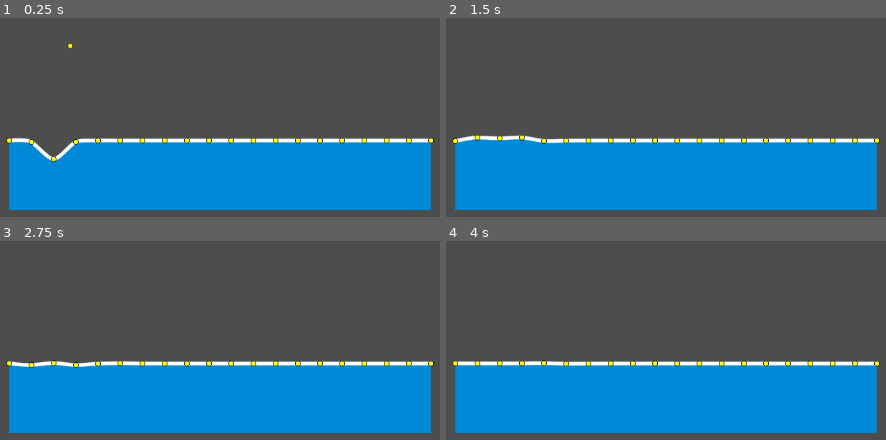
Above: before the commit, frames 1-4 (two rows, left to right).
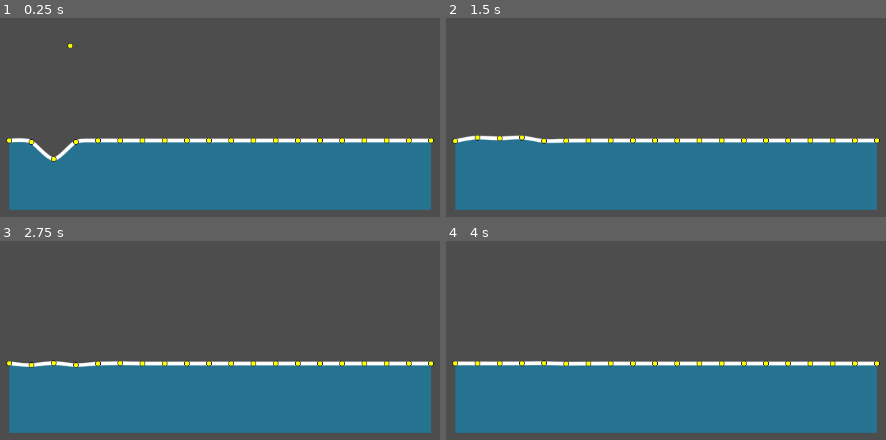
Above: after the commit, the same moments.

Repository: sandritalb/dolphin_ai
Game: Godot game, scene res://water_demo/WaterMain.tscn
The game is run twice, just before and just after one commit, with the same random seed, the same clock (stepped at 60 frames per second) and the same inputs. This scene is started directly instead of the project's main scene.
Inputs:
- Up to frame 1 (0.25 s): no input
- Up to frame 2 (1.5 s): tap Enter (ui_accept) at 0.5, 0.77 s; hold Right (ui_right) 0.53-1.28 s; hold Down (ui_down) from 1.28 s (still down)
- Up to frame 3 (2.75 s): tap Enter (ui_accept) at 1.52 s; release Down (ui_down) at 2.03 s; hold Right (ui_right) from 2.03 s (still down)
- Up to frame 4 (4 s): tap Enter (ui_accept) at 2.75, 3.02, 3.5, 3.77 s; release Right (ui_right) at 2.78 s; hold Up (ui_up) 2.78-3.53 s; hold Left (ui_left) from 3.53 s (still down)

The runs differ from the first frame. In frame 1, 32% of the frame differs, in the area x 2-98%, y 62-97%; in frame 2, 33%, in the area x 2-98%, y 60-97%; in frame 3, 33%; in frame 4, 33%.

Commit message:
refactor: Update WaterBody shader and smooth path script; streamline parameters and remove unused code

Diff:
--- a/water_demo/WaterBody.gdshader
+++ b/water_demo/WaterBody.gdshader
@@ -1,19 +1,11 @@
 shader_type canvas_item;
 
-uniform vec4 tint : hint_color;
-
-void vertex() {
-	// Called for every vertex the material is visible on.
-}
+uniform vec4 tint : source_color;
+uniform sampler2D SCREEN_TEXTURE : hint_screen_texture, filter_linear_mipmap;
 
 void fragment() {
 	vec4 color = texture(SCREEN_TEXTURE, SCREEN_UV);
 	color = mix(color, tint, 0.4);
-	color = mix(vec(0.5),color, 1.4);
+	color = mix(vec4(0.5),color, 1.4);
 	COLOR = color;
 }
-
-//void light() {
-//	// Called for every pixel for every light affecting the CanvasItem.
-//	// Uncomment to replace the default light processing function with this one.
-//}
--- a/water_demo/WaterBody.tscn
+++ b/water_demo/WaterBody.tscn
@@ -6,6 +6,7 @@
 
 [sub_resource type="ShaderMaterial" id="ShaderMaterial_yvbnd"]
 shader = ExtResource("2_fmpup")
+shader_parameter/tint = Color(0.16470589, 0.7058824, 0.92156863, 1)
 
 [sub_resource type="Curve2D" id="Curve2D_iofi6"]
 
--- a/water_demo/smooth_path_modified.gd
+++ b/water_demo/smooth_path_modified.gd
@@ -2,12 +2,6 @@
 extends Path2D
 
 @export var spline_length = 8
-@export var _smooth: bool:
-	set(value):
-		smooth(value)
-@export var _straighten: bool:
-	set(value):
-		straighten(value)
 @export var color = Color(1,1,1,1)
 var width = 8
 
@@ -28,7 +22,6 @@
 			curve.set_point_out(i, spline)
 
 func _get_spline(i):
-
 	var last_point = _get_point(i - 1)
 	var next_point = _get_point(i + 1)
 	var spline = last_point.direction_to(next_point) * spline_length
